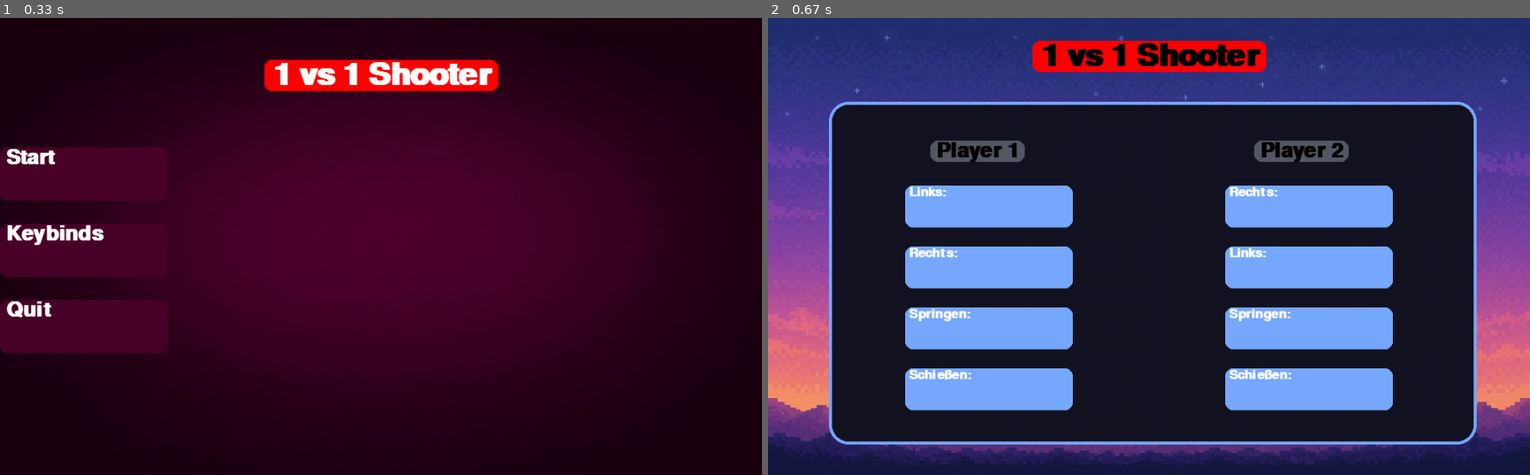
Above: before the commit, frames 1-2 (left to right).
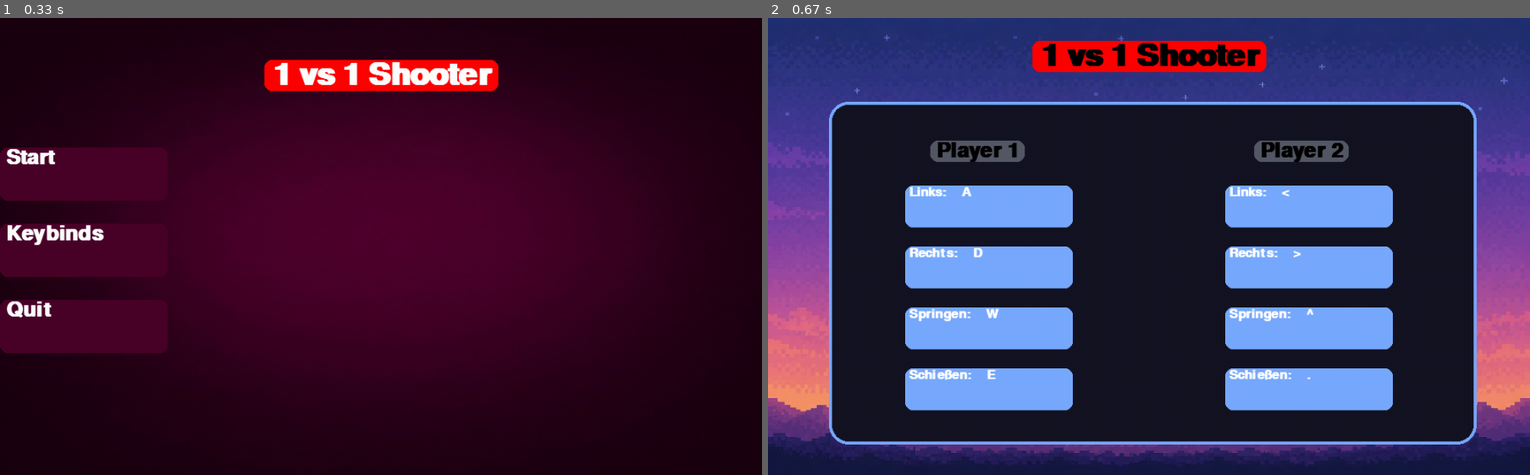
Above: after the commit, the same moments.

Repository: 25-26-1AHIF/pygameproject-1v1_shooter
Game: pygame game, started from main.py
Same seed, same stepped clock (60 frames per second), same inputs: the game is played once before the commit and once after it.
Inputs:
- Up to frame 1 (0.33 s): no input
- Up to frame 2 (0.67 s): click "Keybinds" at 0.38 s

Frame 1 is identical in both runs. In frame 2, 0.3% of the frame differs, in the area x 25-72%, y 36-80%.

Commit message:
hover effekt menü

Diff:
--- a/GameVariables/Player.py
+++ b/GameVariables/Player.py
@@ -54,7 +54,7 @@
     def shoot(self):
         muni_x = self.x + GV.SQUARE_SIZE / 2 - GV.MISSLE_SIZE / 2
         muni_y = self.y - GV.MISSLE_SIZE
-        return RO.Rocket(self.screen, muni_x, muni_y, 0, -5)
+        return Rockets(self.screen, muni_x, muni_y, 0, -5)
 
 
     def move(self):
--- a/main.py
+++ b/main.py
@@ -4,13 +4,15 @@
 from GameVariables.GameVariables import GameScreens as gs
 
 def menue_screen(screen: pygame.Surface, clock: pygame.time.Clock):
+    pygame.init()
+    pygame.display.set_caption("||| 🔫 1vs1 Shooter 🔫 ||| MENÜ |||")
+
     mainscreen_bild = pygame.image.load("bilder/mainscreen.jpeg")
     mainscreen_bild = pygame.transform.scale(
         mainscreen_bild,
         (gv.SCREEN_WIDTH, gv.SCREEN_HEIGHT)
     )
-    pygame.init()
-    pygame.display.set_caption("||| 🔫 1vs1 Shooter 🔫 ||| MENÜ |||")
+
 
     titel_text = gv.FONT_BIG.render(" 1 vs 1 Shooter ", True, "white")
     starten_text = gv.FONT_MIDDLE.render(" Start ", True, "white")
@@ -22,15 +24,18 @@
     starten_button = pygame.Rect(0, 170, 220, 70)
     schließen_button = pygame.Rect(0, 370, 220, 70)
     keybinds_button = pygame.Rect(0, 270, 220, 70)
-
-    running = True
-    while running:
-        for event in pygame.event.get():
-            if event.type == pygame.QUIT:
-                running = False
+    running = True
+    while running:
+        mouse_pos = pygame.mouse.get_pos()
+
+        for event in pygame.event.get():
+            if event.type == pygame.QUIT:
+                running = False
+
             if event.type == pygame.KEYDOWN:
                 if event.key == pygame.K_ESCAPE:
                     return gs.EXIT
+
             if event.type == pygame.MOUSEBUTTONDOWN:
                 if starten_button.collidepoint(event.pos):
                     return gs.PLAY
@@ -39,18 +44,32 @@
                 if keybinds_button.collidepoint(event.pos):
                     return gs.SETTINGS
 
-        screen.blit(mainscreen_bild, (0,0))
-        pygame.draw.rect(screen, gv.lila_farbe, starten_button, border_radius=10)
-        pygame.draw.rect(screen, gv.lila_farbe, schließen_button, border_radius=10)
+        screen.blit(mainscreen_bild, (0, 0))
+
+        # HOVER Farben
+        starten_farbe = gv.lila_farbe
+        schließen_farbe = gv.lila_farbe
+        keybinds_farbe = gv.lila_farbe
+
+        if starten_button.collidepoint(mouse_pos):
+            starten_farbe = gv.hellblau_farbe
+
+        if schließen_button.collidepoint(mouse_pos):
+            schließen_farbe = gv.hellblau_farbe
+
+        if keybinds_button.collidepoint(mouse_pos):
+            keybinds_farbe = gv.hellblau_farbe
+
+        pygame.draw.rect(screen, starten_farbe, starten_button, border_radius=10)
+        pygame.draw.rect(screen, schließen_farbe, schließen_button, border_radius=10)
+        pygame.draw.rect(screen, keybinds_farbe, keybinds_button, border_radius=10)
+
         pygame.draw.rect(screen, "red", titel_text_rect, border_radius=10)
-        pygame.draw.rect(screen, gv.lila_farbe, keybinds_button, border_radius=10)
-        #border radius ist recherchiert
 
         screen.blit(titel_text, titel_text_rect)
         screen.blit(starten_text, starten_button)
         screen.blit(schließen_text, schließen_button)
         screen.blit(keybinds_text, keybinds_button)
-
 
         clock.tick(gv.FPS)
         pygame.display.flip()
@@ -117,15 +136,15 @@
     Player_1_text_rect = Player_1_text.get_rect(center=(275, 175))
     Player_2_text_rect = Player_2_text.get_rect(center=(700, 175))
 
-    P1_springen = gv.FONT_SMALL.render(" Springen:      ", True, "white")
-    P1_rechts = gv.FONT_SMALL.render(" Rechts:      ", True, "white")
-    P1_links = gv.FONT_SMALL.render(" Links:        ", True, "white")
-    P1_schießen = gv.FONT_SMALL.render(" Schießen:          ", True, "white")
-
-    P2_springen = gv.FONT_SMALL.render(" Springen:      ", True, "white")
-    P2_rechts = gv.FONT_SMALL.render(" Rechts:      ", True, "white")
-    P2_links = gv.FONT_SMALL.render(" Links:        ", True, "white")
-    P2_schießen = gv.FONT_SMALL.render(" Schießen:          ", True, "white")
+    P1_springen_text = gv.FONT_SMALL.render(" Springen:    W    ", True, "white")
+    P1_rechts_text = gv.FONT_SMALL.render(" Rechts:    D    ", True, "white")
+    P1_links_text  = gv.FONT_SMALL.render(" Links:    A    ", True, "white")
+    P1_schießen_text = gv.FONT_SMALL.render(" Schießen:    E    ", True, "white")
+
+    P2_springen_text = gv.FONT_SMALL.render(" Springen:    ^    ", True, "white")
+    P2_rechts_text = gv.FONT_SMALL.render(" Rechts:    >    ", True, "white")
+    P2_links_text = gv.FONT_SMALL.render(" Links:    <    ", True, "white")
+    P2_schießen_text = gv.FONT_SMALL.render(" Schießen:    .    ", True, "white")
 
     P1_links_rect = pygame.Rect(180, 220, 220, 55)
     P1_rechts_rect = pygame.Rect(180, 300, 220, 55)
@@ -163,19 +182,19 @@
         pygame.draw.rect(screen, gv.hellblau_farbe, P1_links_rect, border_radius=10)
         pygame.draw.rect(screen, gv.hellblau_farbe, P1_rechts_rect, border_radius=10)
         pygame.draw.rect(screen, gv.hellblau_farbe, P1_schießen_rect,  border_radius=10)
-        screen.blit(P1_springen, P1_springen_rect)
-        screen.blit(P1_rechts, P1_rechts_rect)
-        screen.blit(P1_links, P1_links_rect)
-        screen.blit(P1_schießen, P1_schießen_rect)
+        screen.blit(P1_springen_text, P1_springen_rect)
+        screen.blit(P1_rechts_text, P1_rechts_rect)
+        screen.blit(P1_links_text, P1_links_rect)
+        screen.blit(P1_schießen_text, P1_schießen_rect)
 
         pygame.draw.rect(screen, gv.hellblau_farbe, P2_springen_rect, border_radius=10)
         pygame.draw.rect(screen, gv.hellblau_farbe, P2_links_rect, border_radius=10)
         pygame.draw.rect(screen, gv.hellblau_farbe, P2_rechts_rect, border_radius=10)
         pygame.draw.rect(screen, gv.hellblau_farbe, P2_schießen_rect, border_radius=10)
-        screen.blit(P2_springen, P2_springen_rect)
-        screen.blit(P2_rechts, P2_links_rect)
-        screen.blit(P2_links, P2_rechts_rect)
-        screen.blit(P2_schießen, P2_schießen_rect)
+        screen.blit(P2_springen_text, P2_springen_rect)
+        screen.blit(P2_links_text, P2_links_rect)
+        screen.blit(P2_rechts_text, P2_rechts_rect)
+        screen.blit(P2_schießen_text, P2_schießen_rect)
 
 
         clock.tick(gv.FPS)
@@ -237,4 +256,5 @@
             gs.actual = settings_screen(screen, clock)
 
         elif gs.actual == gs.EXIT:
+            print("Game beendet")
             break
